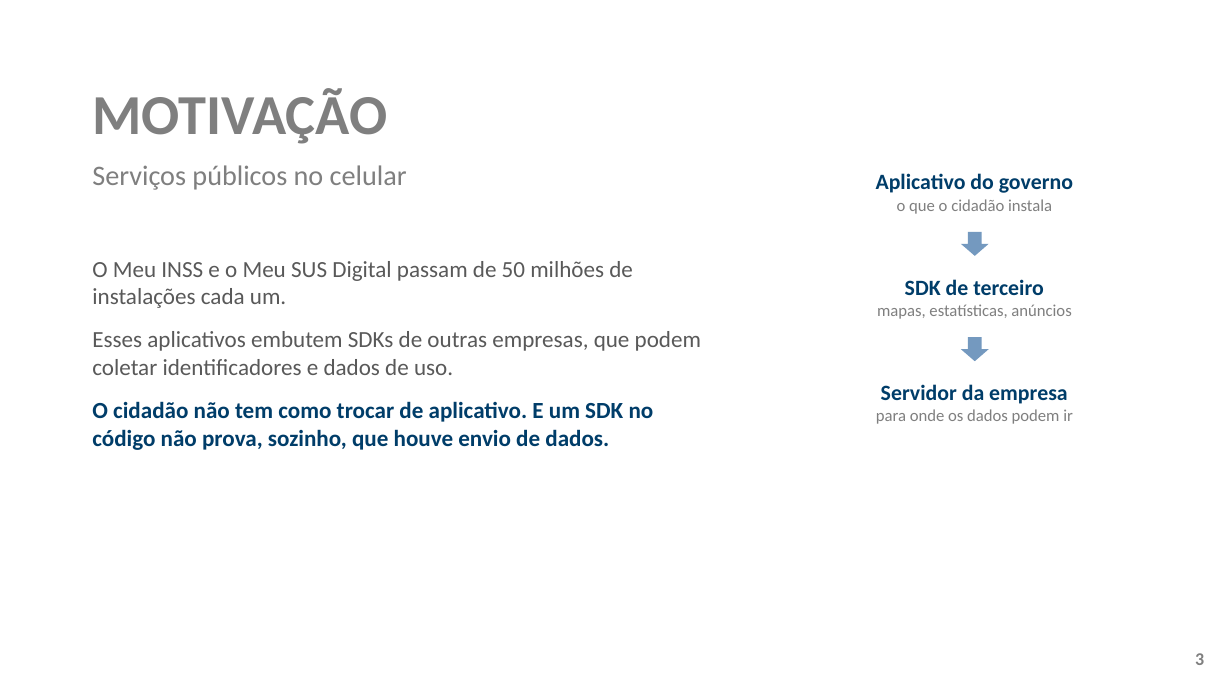
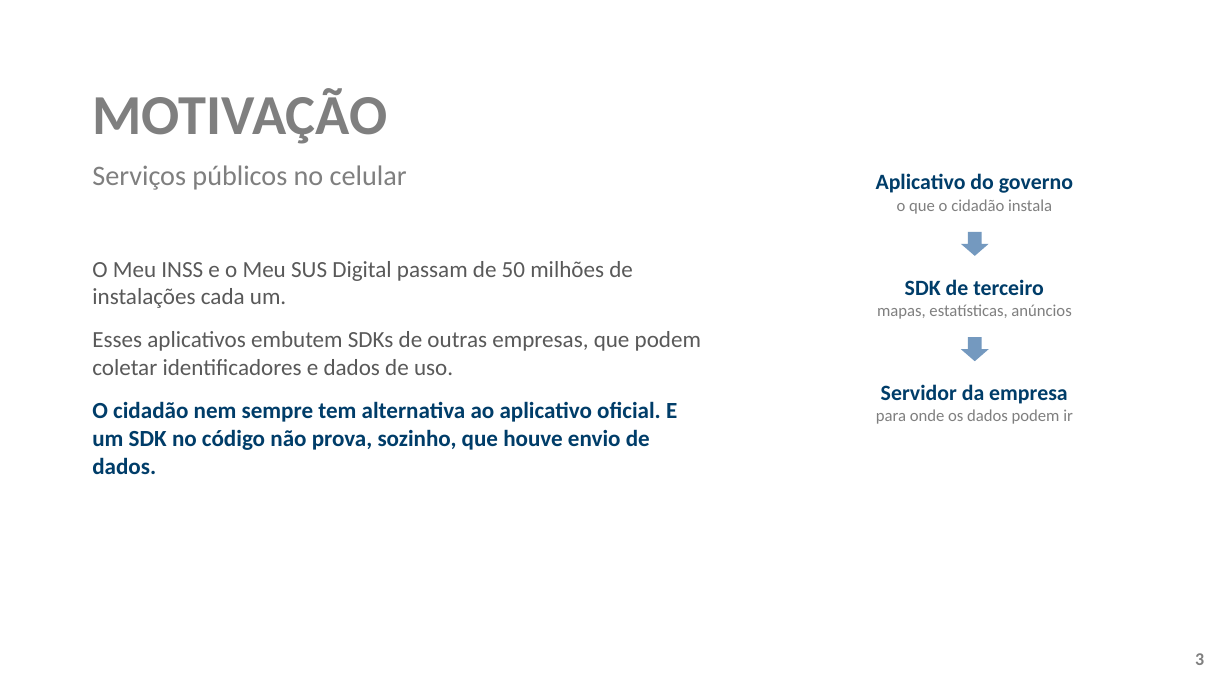
Before and after one commit to ClaudioAMF1/TCC, a slide deck: slide 3 of tcc/apresentacao/apresentacao-defesa-final.pptx. Drawn at 1232x693 pixels with LibreOffice and Linux fonts; fonts in the diff are those of the drawing; background and template pictures are left out. Boxes give left, top, right and bottom in pixels: in the first picture for what was removed or moved away, otherwise in the second. Text is boxed around its words. In the diff, an @@ line names an element or a change of style, - is before the commit and + after.

```diff
--- a/tcc/apresentacao/apresentacao-defesa-final.pptx
+++ b/tcc/apresentacao/apresentacao-defesa-final.pptx
@@ text at bbox=[92, 401, 677, 474]: text changed @@
-O cidadão não tem como trocar de aplicativo. E um SDK no código não prova, sozinho, que houve envio de dados.
+O cidadão nem sempre tem alternativa ao aplicativo oficial. E um SDK no código não prova, sozinho, que houve envio de dados.
```
Also in this commit, not shown: 7 other slides changed, 9 other files.
